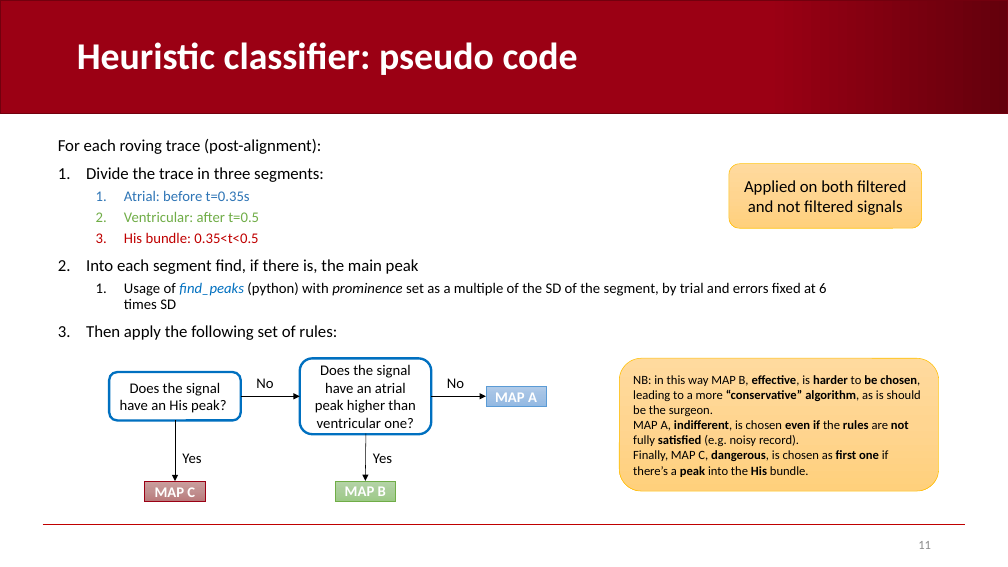
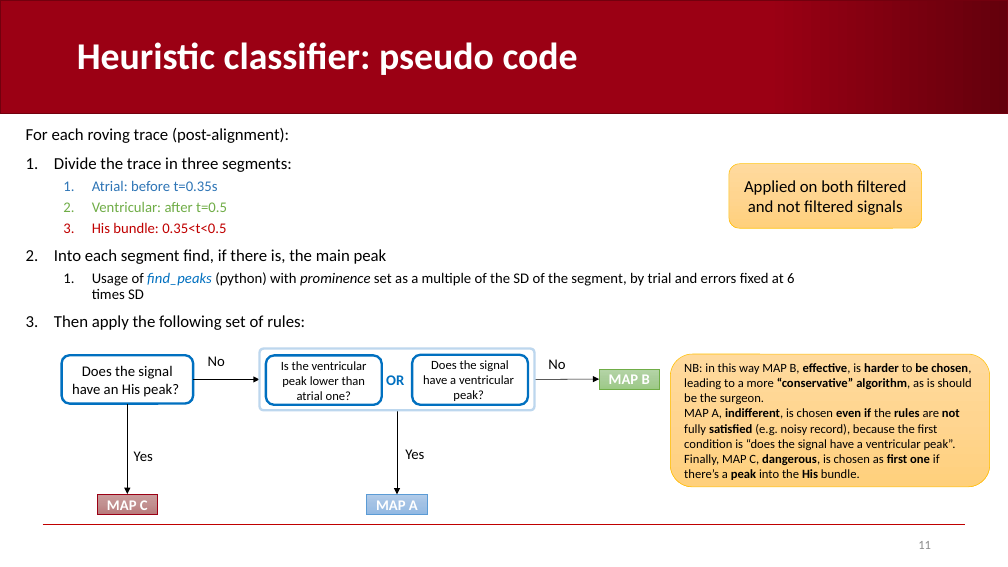
Before and after one commit to AndreaCorrado00/Tesi_magistrale_Corrado_Andrea, a slide deck: slide 11 of Documentation/5. Heuristic classifier.pptx. Drawn at 1008x567 pixels with LibreOffice and Linux fonts; fonts in the diff are those of the drawing; background and template pictures are left out. Boxes give left, top, right and bottom in pixels: in the first picture for what was removed or moved away, otherwise in the second. Text is boxed around its words. In the diff, an @@ line names an element or a change of style, - is before the commit and + after.

```diff
--- a/Documentation/5. Heuristic classifier.pptx
+++ b/Documentation/5. Heuristic classifier.pptx
@@ text "For each roving trace (post-alignment):": place and size @@
-text "For each roving trace (post-alignment):" at <box>58,139,826,340</box>
+text "For each roving trace (post-alignment):" at <box>26,128,794,330</box>
@@ rounded rectangle "Does the signal have an ...": place and size @@
-rounded rectangle "Does the signal have an ..." at <box>109,372,240,420</box>
+rounded rectangle "Does the signal have an ..." at <box>61,355,193,404</box>
@@ text "No": place and size @@
-text "No" at <box>256,378,273,388</box>
+text "No" at <box>208,356,225,366</box>
@@ rounded rectangle added at <box>259,349,535,411</box>, outline #BDD7EE 2.25 pt @@
@@ rounded rectangle added at <box>266,355,382,405</box>, outline #0070C0 2.25 pt, 12 pt, text #000000 @@
+Is the ventricular peak lower than atrial one?
@@ rounded rectangle "Does the signal have a ...": place and size @@
-rounded rectangle "Does the signal have a ..." at <box>299,358,431,434</box>
+rounded rectangle "Does the signal have a ..." at <box>412,355,528,405</box>
@@ text "No": place and size @@
-text "No" at <box>447,378,464,388</box>
+text "No" at <box>548,359,565,369</box>
@@ rounded rectangle "NB: in this way MAP ...": place and size @@
-rounded rectangle "NB: in this way MAP ..." at <box>619,358,938,492</box>
+rounded rectangle "NB: in this way MAP ..." at <box>671,354,990,487</box>
@@ arrow moved from (240, 396) - (299, 396) to (194, 380) - (259, 380) @@
@@ text added at <box>386,375,404,385</box>, 14 pt, text #0070C0, bold @@
+OR
@@ text in rounded rectangle at <box>423,360,514,401</box>: text changed; size 14 to 12 pt @@
-Does the signal have an atrial peak higher than ventricular one?
+Does the signal have a ventricular peak?
@@ arrow moved from (432, 396) - (486, 396) to (535, 380) - (599, 379) @@
@@ rectangle "MAP B": place and size @@
-rectangle "MAP B" at <box>335,481,395,501</box>
+rectangle "MAP B" at <box>599,369,659,389</box>
@@ arrow moved from (175, 420) - (175, 481) to (128, 404) - (128, 494) @@
@@ arrow moved from (366, 433) - (365, 481) to (397, 411) - (397, 495) @@
@@ text in rounded rectangle at <box>684,408,960,450</box>: text changed @@
-MAP A, indifferent, is chosen even if the rules are not fully satisfied (e.g. noisy record).
+MAP A, indifferent, is chosen even if the rules are not fully satisfied (e.g. noisy record), because the first condition is “does the signal have a ventricular peak”.
@@ text "Yes": place and size @@
-text "Yes" at <box>182,453,201,463</box>
+text "Yes" at <box>134,451,153,461</box>
@@ text "Yes": place and size @@
-text "Yes" at <box>373,453,392,463</box>
+text "Yes" at <box>405,449,424,459</box>
@@ rectangle "MAP C": place and size @@
-rectangle "MAP C" at <box>144,481,205,501</box>
+rectangle "MAP C" at <box>97,494,157,514</box>
@@ rectangle "MAP A": place and size @@
-rectangle "MAP A" at <box>486,386,547,407</box>
+rectangle "MAP A" at <box>367,495,427,515</box>
```
Also in this commit, not shown: 3 other slides changed, 5 other files.
